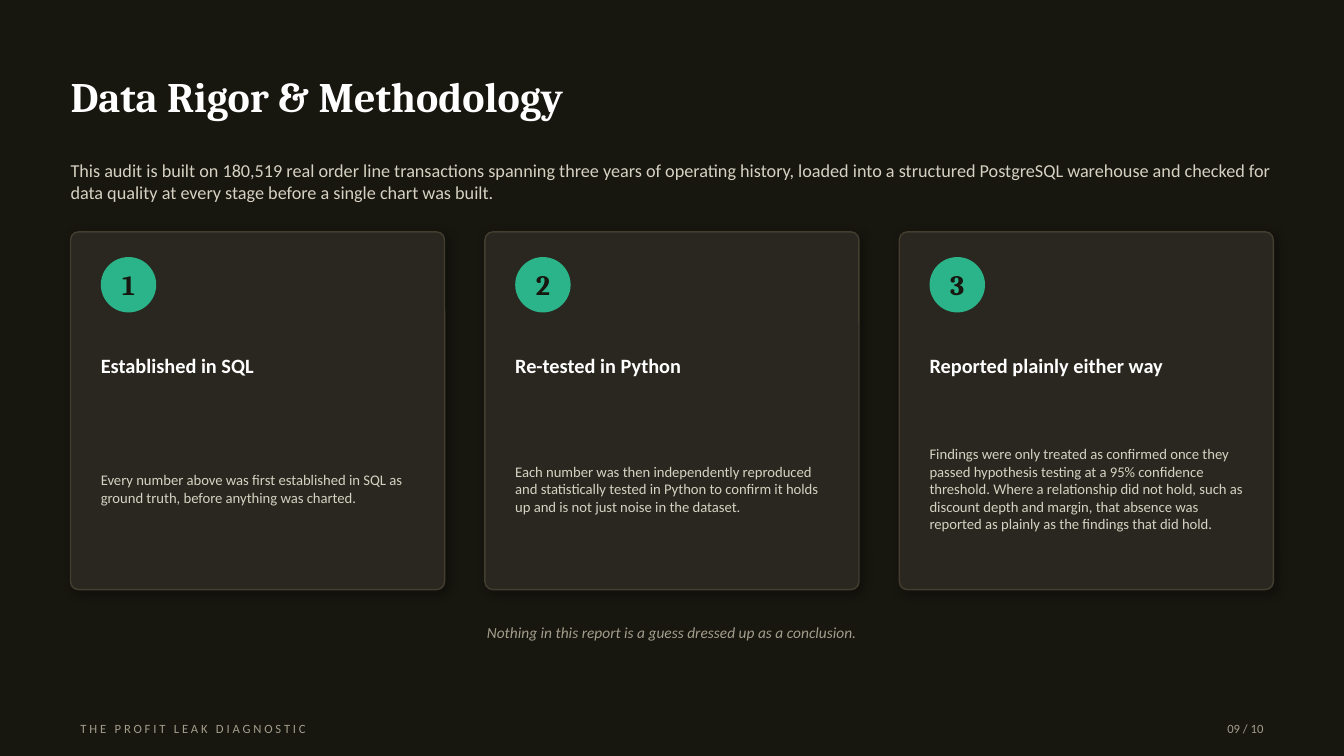
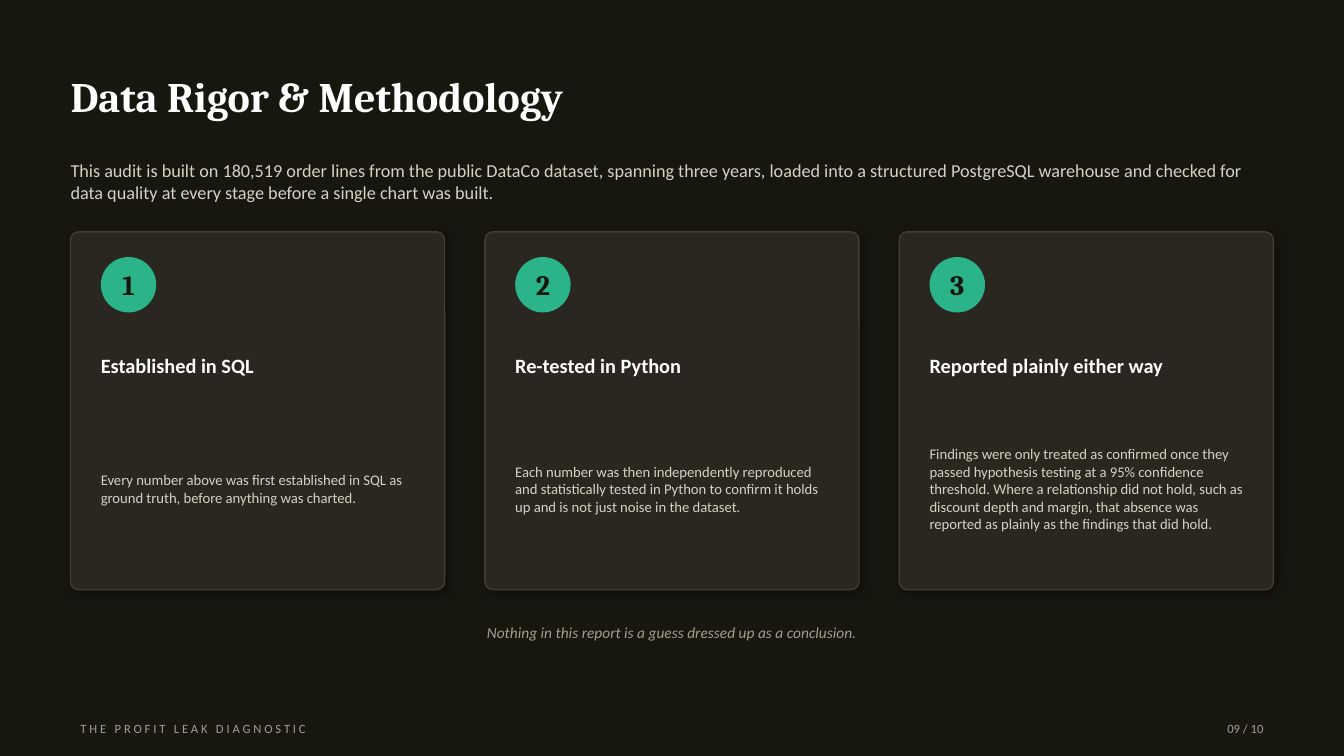
Before and after one commit to zeeshan-akram-ds/ecommerce-revenue-illusion-audit, a slide deck: slide 9 of Presentation/profit_leak_diagnostic_deck.pptx. Drawn at 1344x756 pixels with LibreOffice and Linux fonts; fonts in the diff are those of the drawing. Boxes give left, top, right and bottom in pixels: in the first picture for what was removed or moved away, otherwise in the second. Text is boxed around its words. In the diff, an @@ line names an element or a change of style, - is before the commit and + after.

```diff
--- a/Presentation/profit_leak_diagnostic_deck.pptx
+++ b/Presentation/profit_leak_diagnostic_deck.pptx
@@ text at (x1=71, y1=164, x2=1241, y2=202): text changed @@
-This audit is built on 180,519 real order line transactions spanning three years of operating history, loaded into a structured PostgreSQL warehouse and checked for data quality at every stage before a single chart was built.
+This audit is built on 180,519 order lines from the public DataCo dataset, spanning three years, loaded into a structured PostgreSQL warehouse and checked for data quality at every stage before a single chart was built.
```
Also in this commit, not shown: 8 other slides changed, 1 other file.
